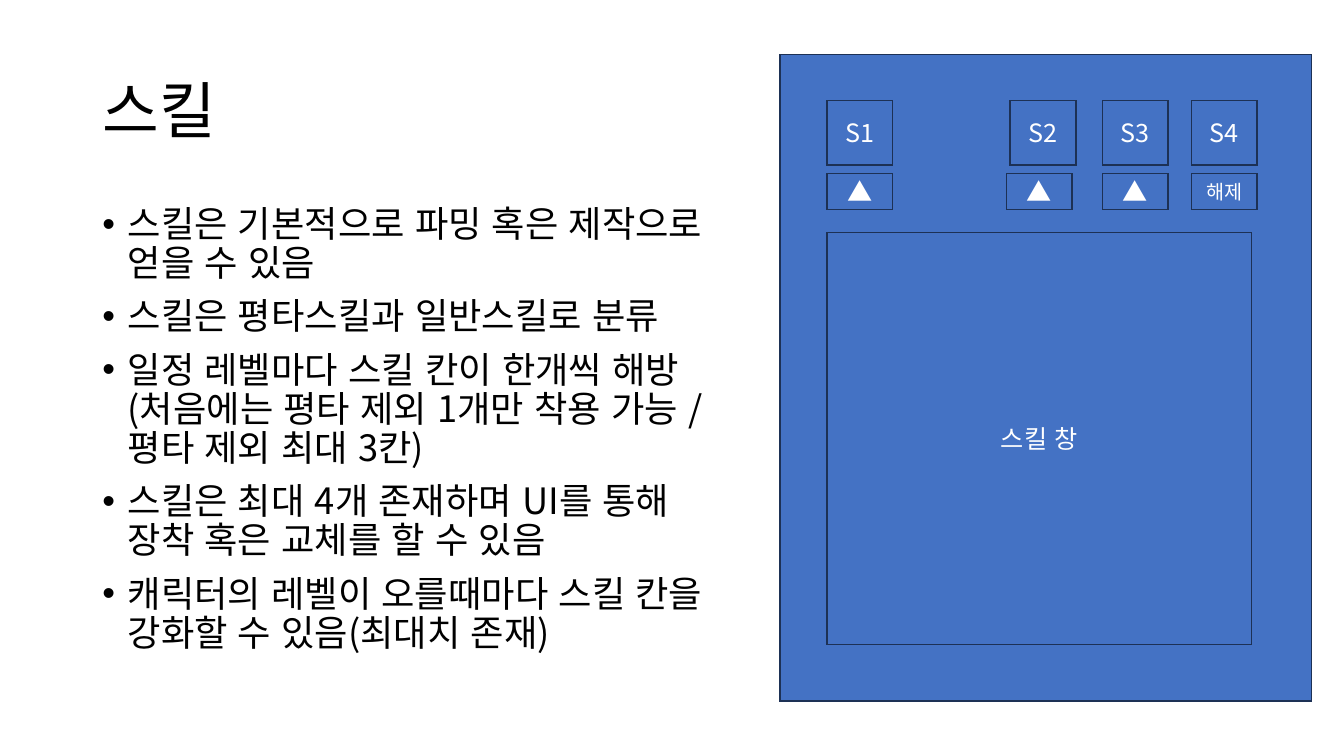
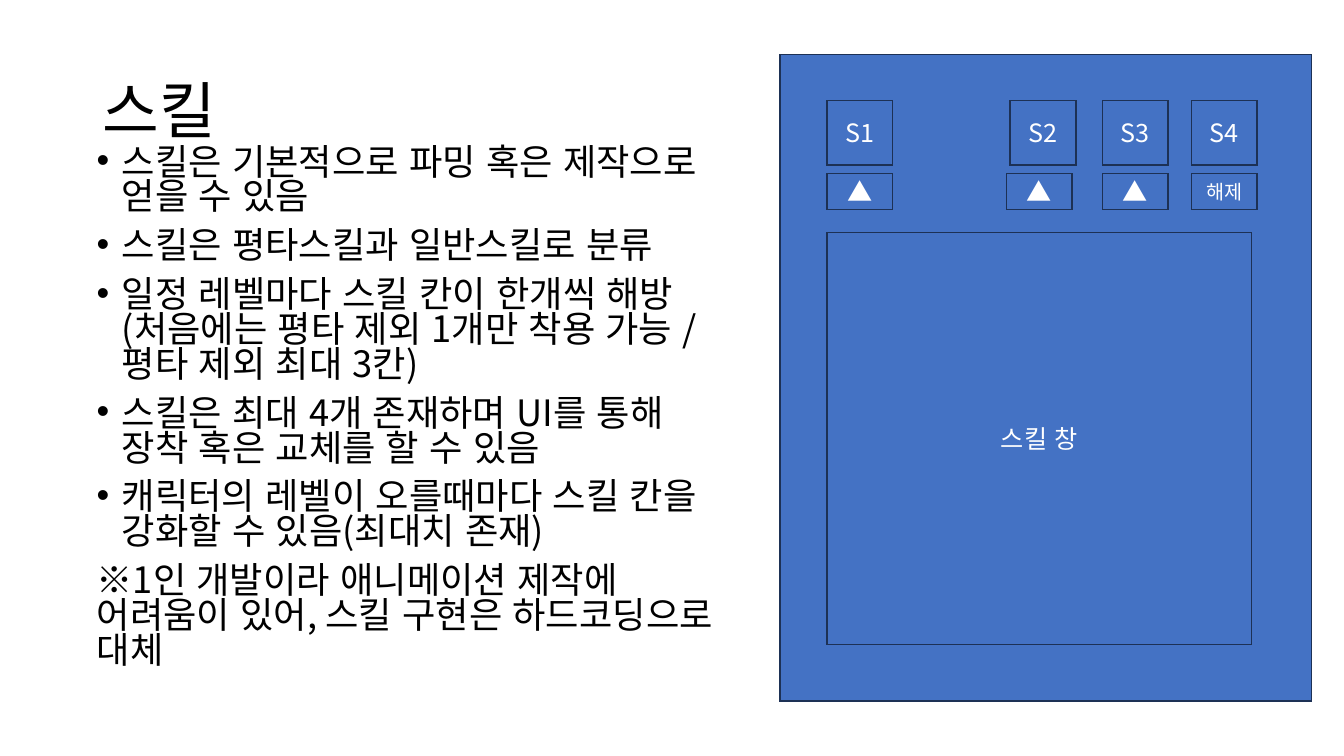
Before and after one commit to zyx0208/First, a slide deck: slide 7 of 기획.pptx. Drawn at 1344x756 pixels with LibreOffice and Linux fonts; fonts in the diff are those of the drawing. Boxes give left, top, right and bottom in pixels: in the first picture for what was removed or moved away, otherwise in the second. Text is boxed around its words. In the diff, an @@ line names an element or a change of style, - is before the commit and + after.

Commit message:
기획 작성 및 구조 잡기
-무기 애니메이션 관련
1인 개발로 원하는 애니메이션 제작까지 하기엔 시간이 너무 오래 걸릴 것으로 판단
따라서 간단한 하드코딩으로 스킬을 구현하기로 기획

```diff
--- a/기획.pptx
+++ b/기획.pptx
@@ text "스킬은 기본적으로 파밍 혹은 제작으로 ...": place and size @@
-text "스킬은 기본적으로 파밍 혹은 제작으로 ..." at (128, 206, 703, 653)
+text "스킬은 기본적으로 파밍 혹은 제작으로 ..." at (97, 144, 713, 666)
@@ text at (122, 144, 697, 551): line spacing 0.9 to 0.8 @@
@@ text at (97, 563, 713, 666): paragraph added @@
+※1인 개발이라 애니메이션 제작에 어려움이 있어, 스킬 구현은 하드코딩으로 대체
```
Also in this commit, not shown: 10 other files.
